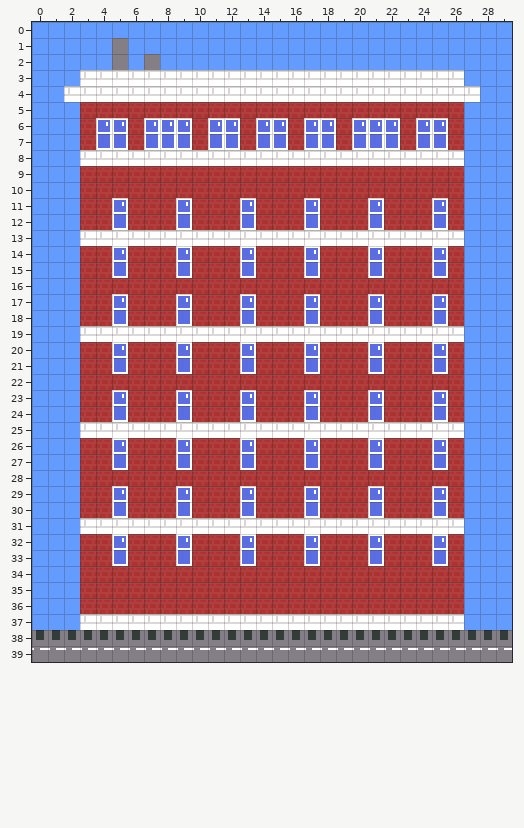
Tiled map: ASSETS/Maps/map1.tmx. Above is the file before it was changed.
Cells are 8x8 px. Shown: x 0..29, y 0..39.
The same view after the edit:
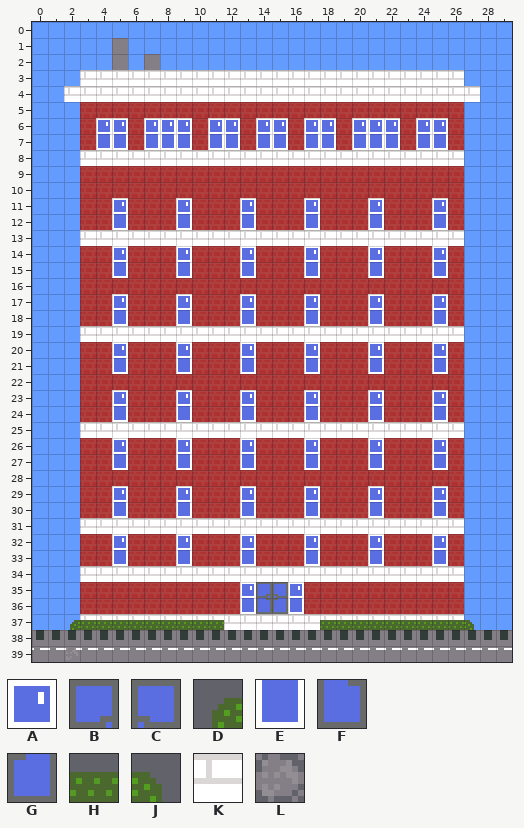
Key: from "tileset": A 29, B 31, C 32, D 39, E 40, F 42, G 43, H 51, J 52, K 55, L 57.
_ is an empty cell.
Tiles of an added or newly shown layer are drawn over the layers below it.
Changes in this commit:
Layer "Tile Layer 2" (now shown):
y 34: x 3..26 ________________________ -> KKKKKKKKKKKKKKKKKKKKKKKK
y 35: x 13..16 ____ -> ABCA
y 36: x 13..16 ____ -> EFGE
y 37: x 2..11 __________ -> DHHHHHHHHH; x 18..27 __________ -> HHHHHHHHHJ
y 39: x 2 _ -> L
